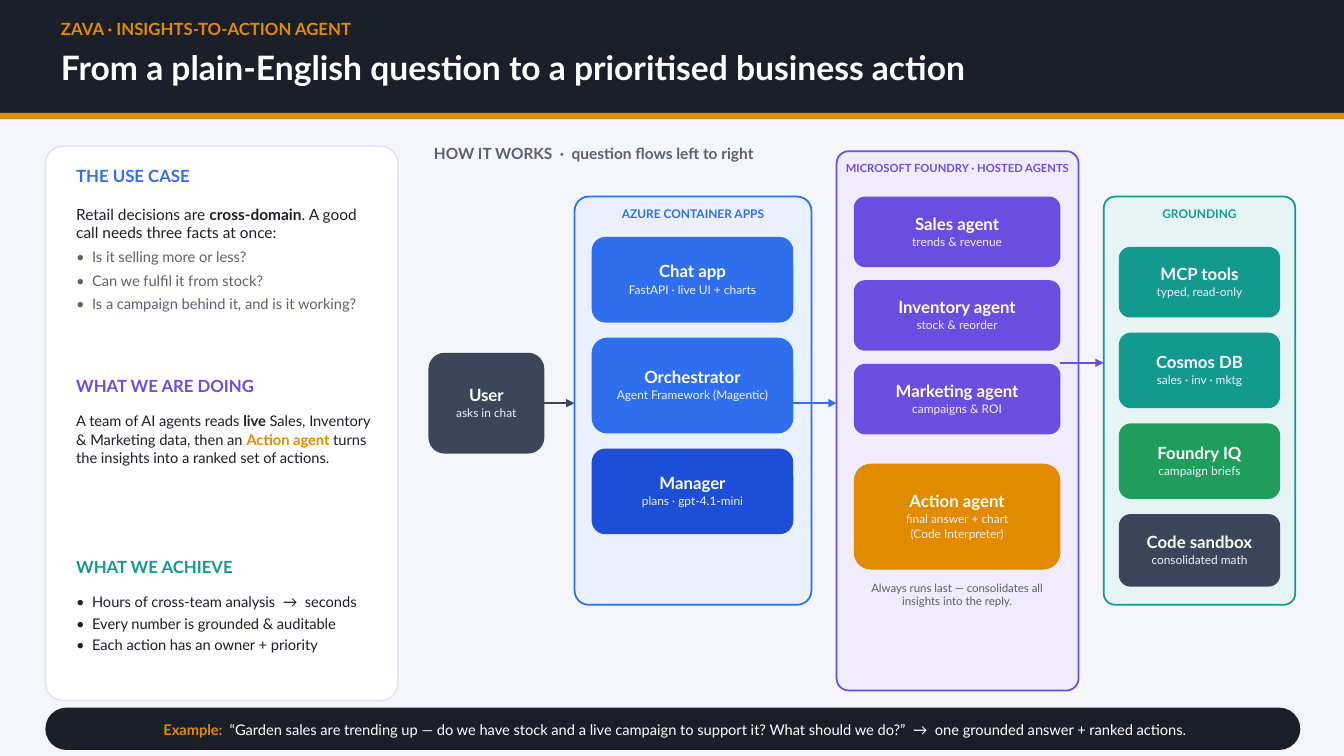
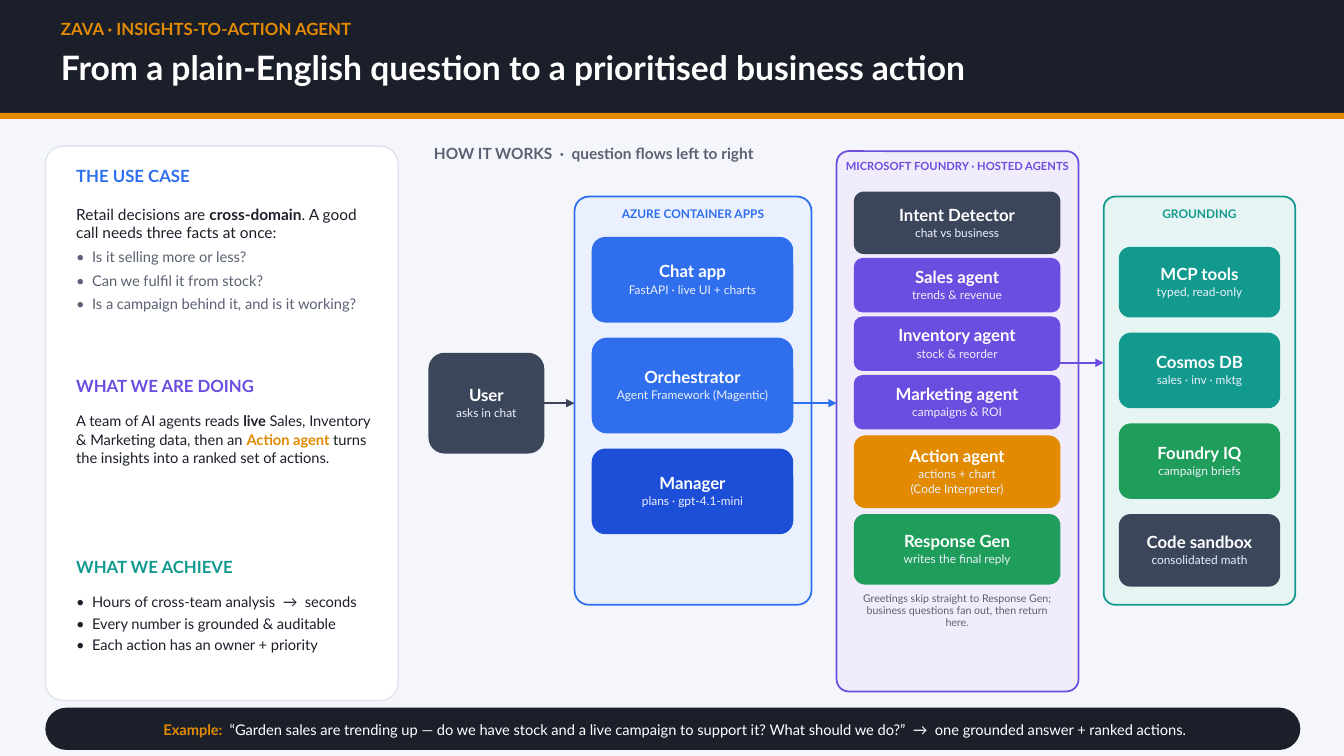
Before and after one commit to SinglaSandeep/ai-agents-workshop, a slide deck: slide 1 of Zava_Exec_Overview.pptx. Drawn at 1344x756 pixels with LibreOffice and Linux fonts; fonts in the diff are those of the drawing. Boxes give left, top, right and bottom in pixels: in the first picture for what was removed or moved away, otherwise in the second. Text is boxed around its words. In the diff, an @@ line names an element or a change of style, - is before the commit and + after.

```diff
--- a/Zava_Exec_Overview.pptx
+++ b/Zava_Exec_Overview.pptx
@@ rounded rectangle added at (854,192,1061,254), fill #3C465B @@
@@ text added at (899,209,1015,237), 12 pt, text #FFFFFF, bold @@
+Intent Detector
+chat vs business
@@ text "Sales agent": place and size @@
-text "Sales agent" at (912,217,1002,246)
+text "Sales agent" at (912,270,1002,299)
@@ rounded rectangle: place and size @@
-rounded rectangle at (854,197,1061,267)
+rounded rectangle at (854,258,1061,313)
@@ text "Inventory agent": place and size @@
-text "Inventory agent" at (898,301,1016,329)
+text "Inventory agent" at (898,329,1016,358)
@@ rounded rectangle: place and size @@
-rounded rectangle at (854,280,1061,351)
+rounded rectangle at (854,317,1061,371)
@@ text "Marketing agent" rewrapped from (896,384,1019,415) to (912,407,1005,465) @@
@@ rounded rectangle: place and size @@
-rounded rectangle at (854,364,1061,435)
+rounded rectangle at (854,375,1061,430)
@@ text "Action agent": place and size @@
-text "Action agent" at (906,494,1009,540)
+text "Action agent" at (909,389,1019,495)
@@ rounded rectangle: place and size @@
-rounded rectangle at (854,464,1061,570)
+rounded rectangle at (854,436,1061,508)
@@ text at (911,469,1004,495): text changed @@
-final answer + chart
-(Code Interpreter)
+actions + chart
+(Code Interpreter)
@@ rounded rectangle added at (854,514,1061,585), fill #1E9E5A @@
@@ text added at (904,534,1011,565), 8.5 pt, text #ECF0FB @@
+Response Gen
+writes the final reply
@@ text added at (863,594,1051,626), 7.6 pt, text #5A6172 @@
+Greetings skip straight to Response Gen; business questions fan out, then return here.
@@ text removed at (871,583,1043,607) @@
-Always runs last — consolidates all insights into the reply.
```
Also in this commit, not shown: 1 other slide changed, 2 slides added, 9 other files.
